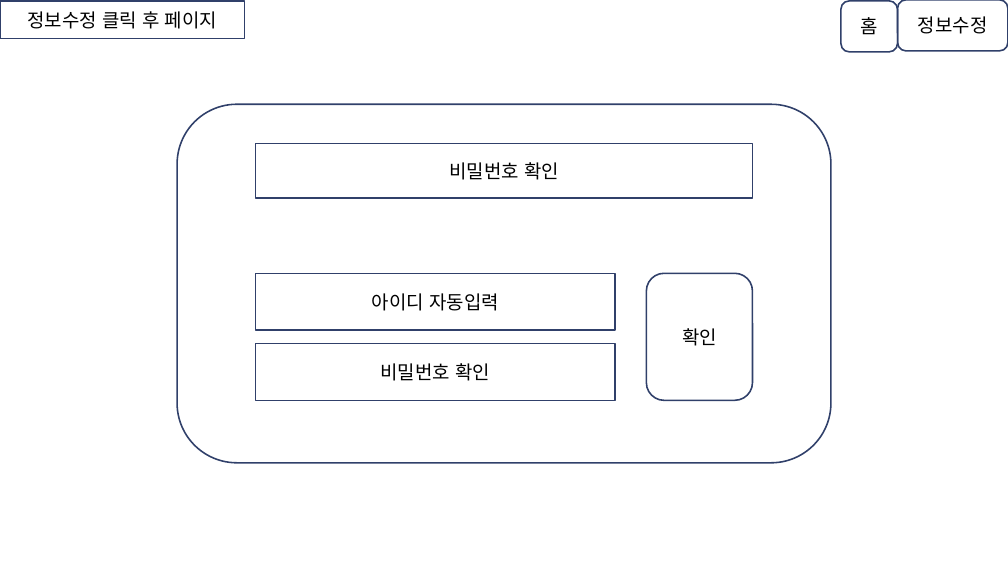
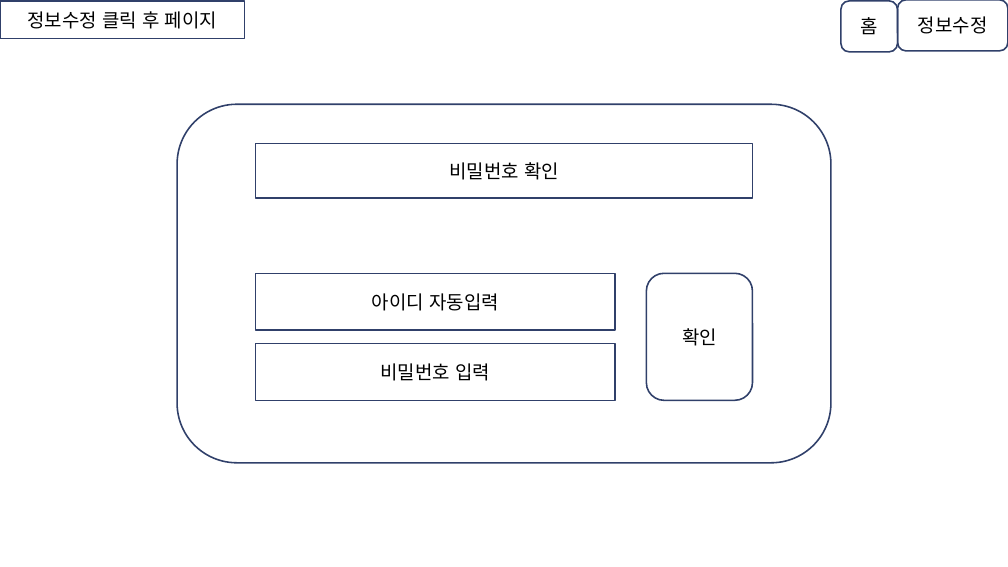
Before and after one commit to to-hworld/Library_Project, a slide deck: slide 33 of design/pageDesign.pptx (slide 32 before the commit). Drawn at 1008x567 pixels with LibreOffice and Linux fonts; fonts in the diff are those of the drawing. Boxes give left, top, right and bottom in pixels: in the first picture for what was removed or moved away, otherwise in the second. Text is boxed around its words. In the diff, an @@ line names an element or a change of style, - is before the commit and + after.

```diff
--- a/design/pageDesign.pptx
+++ b/design/pageDesign.pptx
@@ text in rectangle at (381,363,490,381): text changed @@
-비밀번호 확인
+비밀번호 입력
```
Also in this commit, not shown: 22 other slides changed, 1 slide added, 6 other files.
